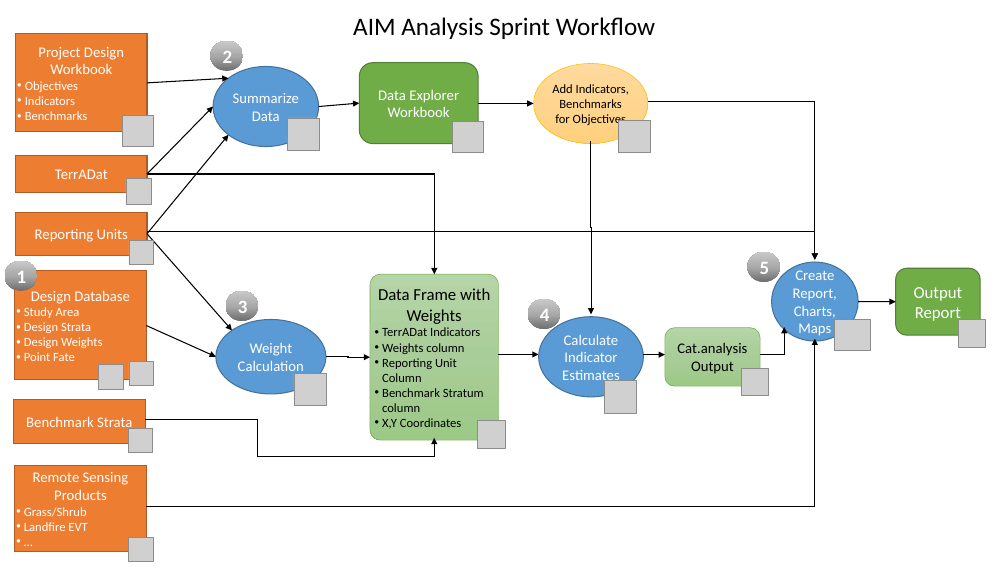
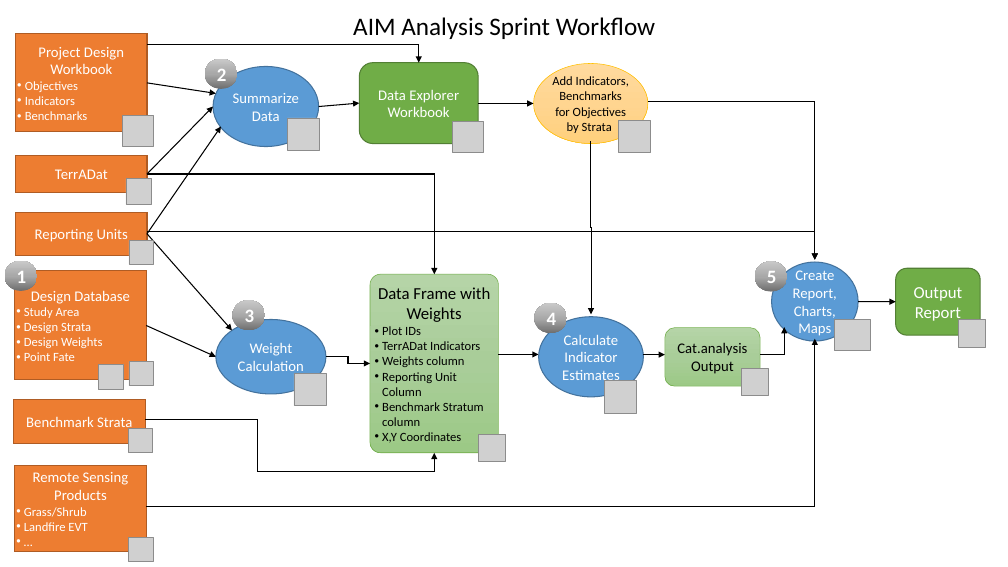
Before and after one commit to jkarl/LandscapeToolbox, a slide deck: slide 1 of AIM_Analysis/AnalysisSprintWorkflow.20161213.pptx. Drawn at 1008x567 pixels with LibreOffice and Linux fonts; fonts in the diff are those of the drawing; grey boxes stand for pictures. Boxes give left, top, right and bottom in pixels: in the first picture for what was removed or moved away, otherwise in the second. Text is boxed around its words. In the diff, an @@ line names an element or a change of style, - is before the commit and + after.

```diff
--- a/AIM_Analysis/AnalysisSprintWorkflow.20161213.pptx
+++ b/AIM_Analysis/AnalysisSprintWorkflow.20161213.pptx
@@ elbow arrow added from (147, 45) to (419, 63), #000000 1 pt @@
@@ ellipse "2": place and size @@
-ellipse "2" at <box>210,41,243,71</box>
+ellipse "2" at <box>205,59,237,89</box>
@@ arrow moved from (147, 83) - (228, 78) to (147, 83) - (216, 94) @@
@@ text in ellipse at <box>552,76,629,133</box>: text changed @@
-Add Indicators, Benchmarks for Objectives
+Add Indicators, Benchmarks for Objectives by Strata
@@ arrow moved from (147, 234) - (228, 135) to (147, 234) - (221, 126) @@
@@ ellipse "5": place and size @@
-ellipse "5" at <box>748,252,780,282</box>
+ellipse "5" at <box>755,262,787,292</box>
@@ rounded rectangle "Data Frame with Weights": place and size @@
-rounded rectangle "Data Frame with Weights" at <box>370,274,498,440</box>
+rounded rectangle "Data Frame with Weights" at <box>370,274,498,453</box>
@@ ellipse "3": place and size @@
-ellipse "3" at <box>225,291,258,321</box>
+ellipse "3" at <box>232,300,265,330</box>
@@ text in rounded rectangle at <box>382,326,421,335</box>: paragraph added @@
+• Plot IDs
@@ ellipse "4": place and size @@
-ellipse "4" at <box>528,299,560,329</box>
+ellipse "4" at <box>535,303,567,333</box>
@@ elbow arrow moved from (326, 357) - (370, 357) to (326, 357) - (370, 364) @@
@@ elbow arrow moved from (145, 420) - (434, 438) to (145, 420) - (434, 453) @@
@@ picture: place and size @@
-picture at <box>478,421,505,448</box>
+picture at <box>478,434,505,461</box>
```
